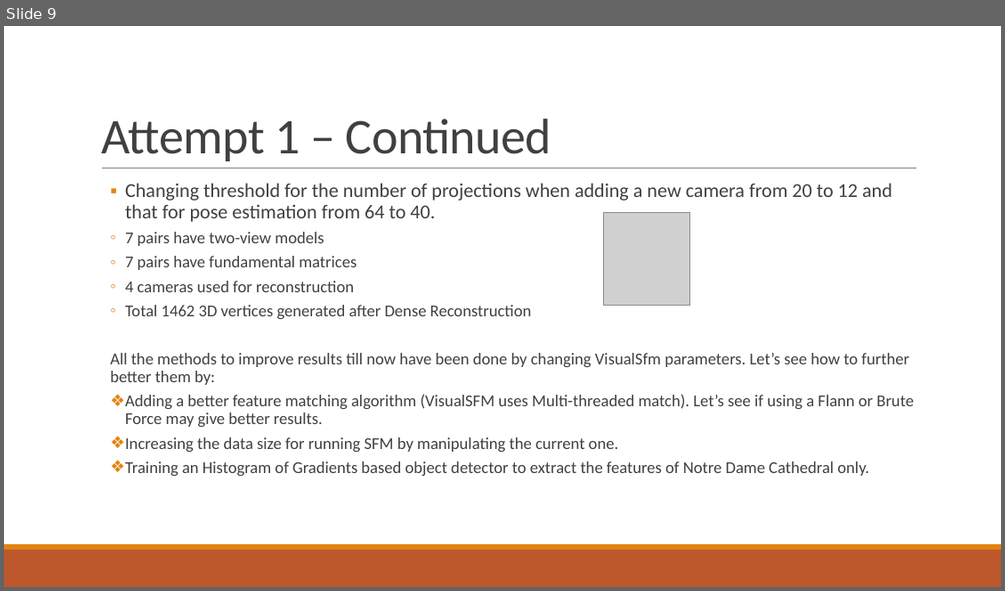
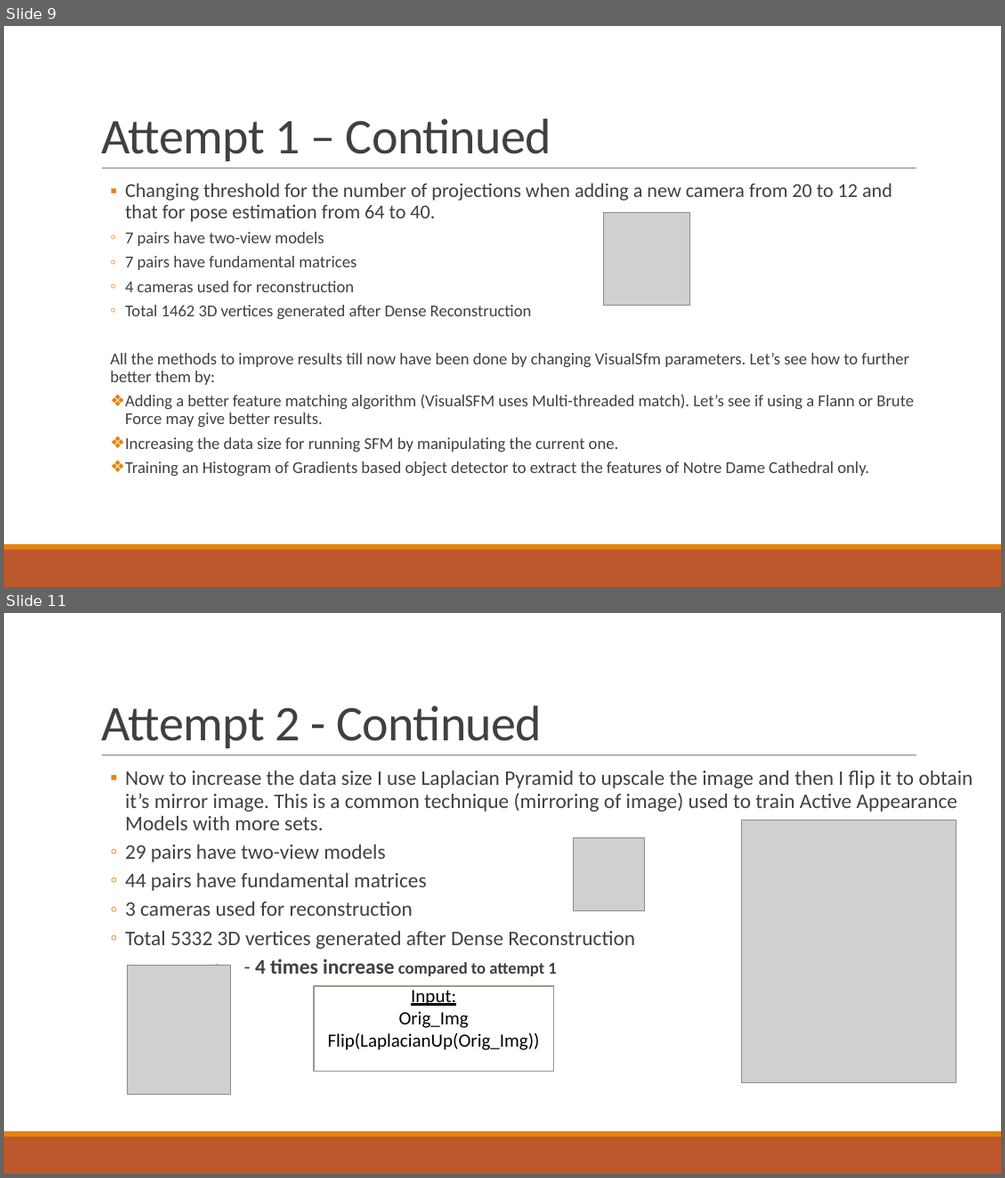
Before and after one commit to anonymous31173/3D-Reconstruction, a slide deck: 3D Reconstruction of Notre Dame Cathedral.pptx. Shown one above the other, each under a label of ours: slide 9 before the commit, slides 9 and 11 after it; the slides between them are not shown. The pictures are 1005x591 and 1005x1178 pixels, drawn with LibreOffice and Linux fonts; fonts in the diff are those of the drawing; grey boxes stand for pictures. Boxes give left, top, right and bottom in pixels: in the first picture for what was removed or moved away, otherwise in the second. Text is boxed around its words. In the diff, an @@ line names an element or a change of style, - is before the commit and + after.

```diff
--- a/3D Reconstruction of Notre Dame Cathedral.pptx
+++ b/3D Reconstruction of Notre Dame Cathedral.pptx
@@ slide 11 added at <box>4,613,1001,1174</box>, background #FFFFFF; not listed: 3 template elements that a slide beside it also shows @@
@@ title added at <box>101,706,542,748</box>, 48 pt, text #404040 @@
+Attempt 2 - Continued
@@ text added at <box>125,771,973,976</box>, 20 pt, text #404040 @@
+  ▪ Now to increase the data size I use Laplacian Pyramid to upscale the image and then I flip it to obtain it’s mirror image. This is a common technique (mirroring of image) used to train Active Appearance Models with more sets.
+  ◦ 29 pairs have two-view models
+  ◦ 44 pairs have fundamental matrices
+  ◦ 3 cameras used for reconstruction
+  ◦ Total 5332 3D vertices generated after Dense Reconstruction
+                ◦ - 4 times increase compared to attempt 1
@@ picture added at <box>741,819,956,1083</box> @@
@@ picture added at <box>574,838,645,911</box> @@
@@ picture added at <box>128,965,230,1094</box> @@
@@ rectangle added at <box>314,986,554,1071</box>, fill #FFFFFF, outline #94A088 1.25 pt, 18 pt, text #000000 @@
+Input:
+Orig_Img
+Flip(LaplacianUp(Orig_Img))
```
Also in this commit, not shown: 1 slide changed, 3 other slides added.
